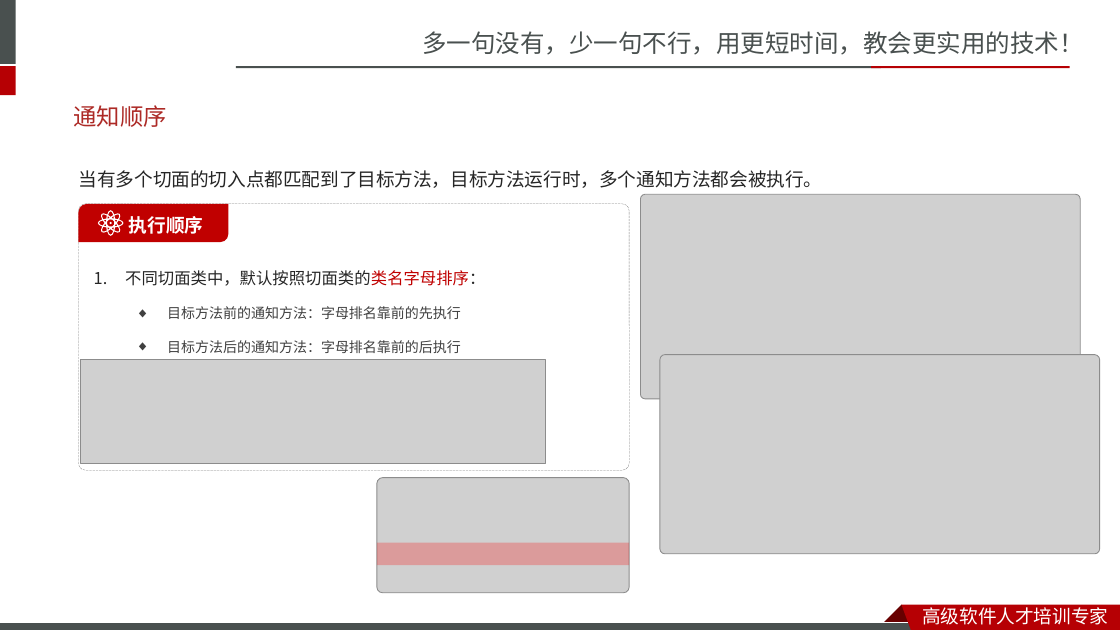
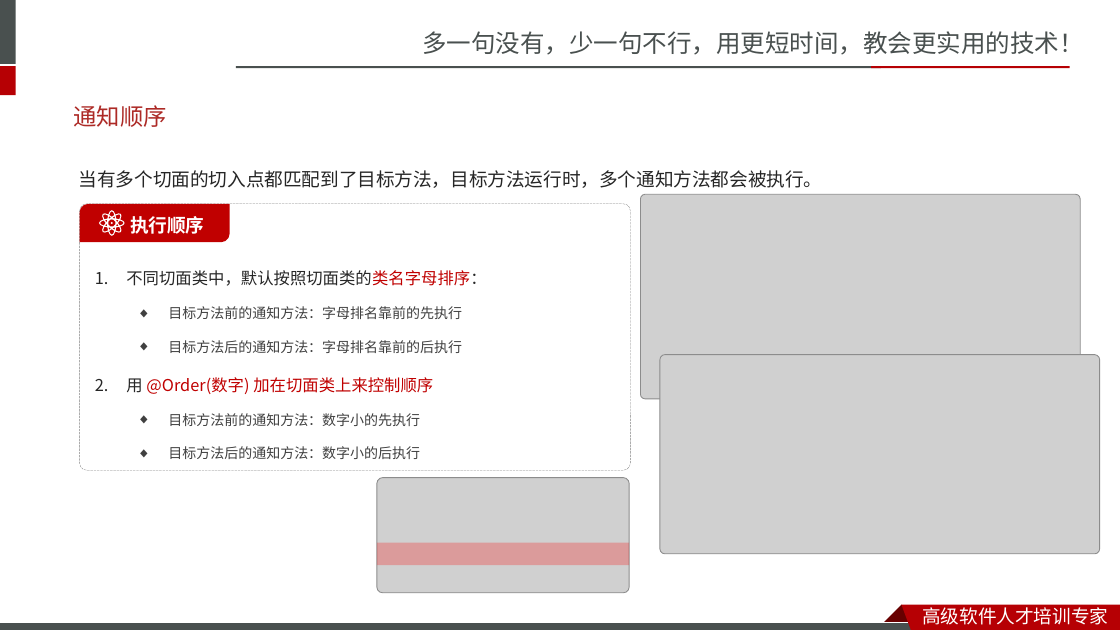
Before and after one commit to JasonNerd/JavaWeb, a slide deck: slide 41 of reference/day13-SpringBootWeb AOP/PPT/day13-SpringBoot AOP.pptx. Drawn at 1120x630 pixels with LibreOffice and Linux fonts; fonts in the diff are those of the drawing; grey boxes stand for pictures; background and template pictures are left out. Boxes give left, top, right and bottom in pixels: in the first picture for what was removed or moved away, otherwise in the second. Text is boxed around its words. In the diff, an @@ line names an element or a change of style, - is before the commit and + after.

```diff
--- a/reference/day13-SpringBootWeb AOP/PPT/day13-SpringBoot AOP.pptx
+++ b/reference/day13-SpringBootWeb AOP/PPT/day13-SpringBoot AOP.pptx
@@ freeform shape at bbox=[99, 210, 125, 236]: outline redrawn @@
@@ picture removed at bbox=[81, 360, 545, 464] @@
```
Also in this commit, not shown: 5 other slides changed, 8 other files.
